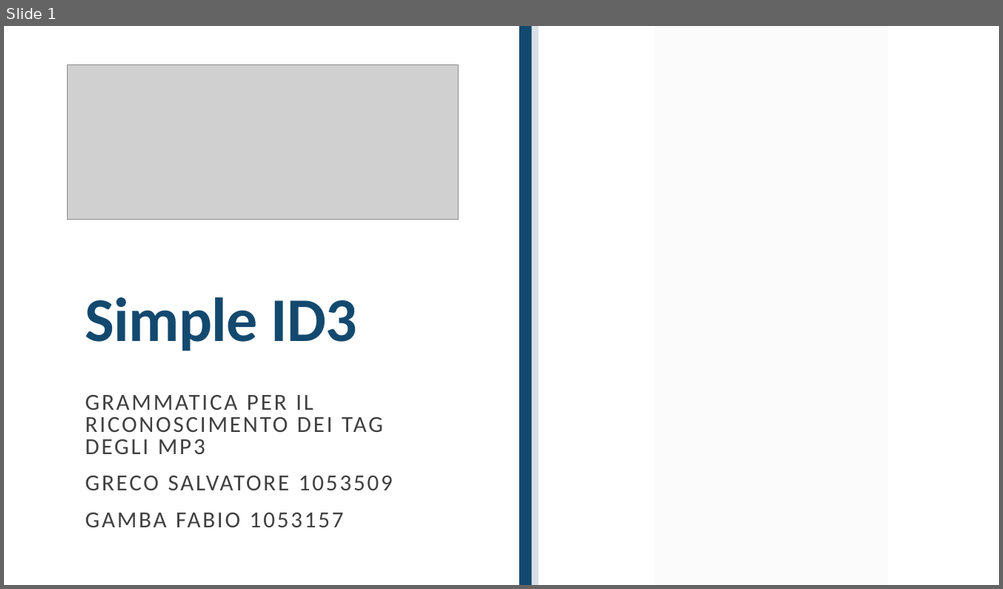
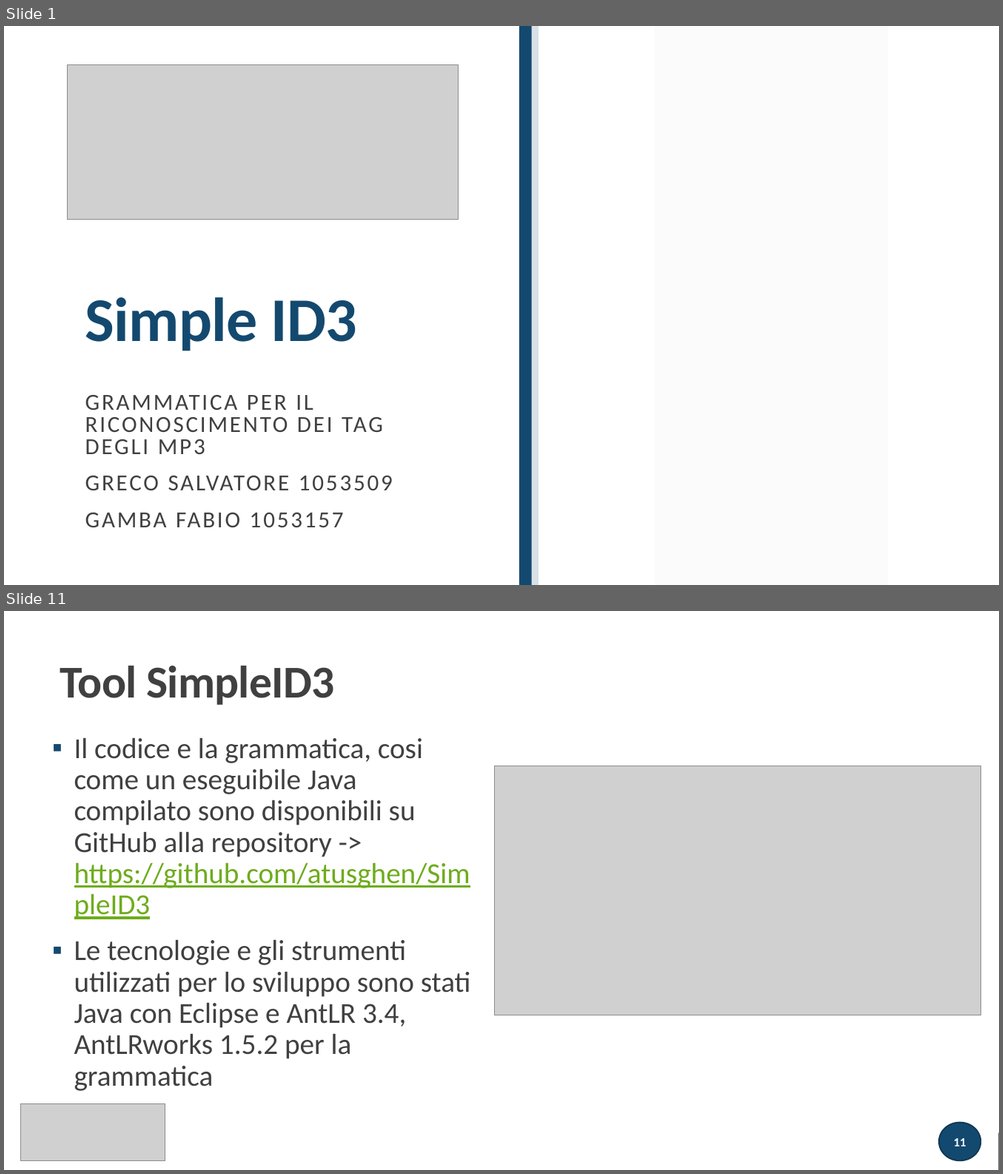
Before and after one commit to atusghen/SimpleID3, a slide deck: presentazione.pptx. Shown one above the other, each under a label of ours: slide 1 before the commit, slides 1 and 11 after it; the slides between them are not shown. The pictures are 1003x589 and 1003x1174 pixels, drawn with LibreOffice and Linux fonts; fonts in the diff are those of the drawing; grey boxes stand for pictures. Boxes give left, top, right and bottom in pixels: in the first picture for what was removed or moved away, otherwise in the second. Text is boxed around its words. In the diff, an @@ line names an element or a change of style, - is before the commit and + after.

```diff
--- a/presentazione.pptx
+++ b/presentazione.pptx
@@ slide 11 added at <box>4,611,999,1170</box>, background #FFFFFF @@
@@ rectangle added at <box>4,611,999,1170</box>, fill #FFFFFF @@
@@ parallelogram added at <box>612,611,845,1170</box>, fill #F2F2F2 at 30% opacity @@
@@ title added at <box>60,665,334,705</box>, 44 pt, text #404040, bold @@
+Tool SimpleID3
@@ text added at <box>74,738,471,1091</box>, 28 pt, text #404040 @@
+▪ Il codice e la grammatica, cosi come un eseguibile Java compilato sono disponibili su GitHub alla repository -> https://github.com/atusghen/SimpleID3
+▪ Le tecnologie e gli strumenti utilizzati per lo sviluppo sono stati Java con Eclipse e AntLR 3.4, AntLRworks 1.5.2 per la grammatica
@@ picture added at <box>494,766,981,1015</box> @@
@@ line added from (53, 826) to (284, 826), #404040 1 pt @@
@@ rectangle added at <box>53,813,293,851</box>, fill #FFFFFF, outline #FFFFFF 1.25 pt @@
@@ picture added at <box>21,1104,166,1162</box> @@
@@ rectangle added at <box>4,1133,999,1170</box>, fill #262626 @@
@@ page number added at <box>939,1123,981,1161</box>, fill #14496F, outline #0F3652 1.25 pt, 12 pt, text #FFFFFF, bold @@
+11
```
Also in this commit, not shown: 4 slides changed, 5 other slides added, 1 other file.
